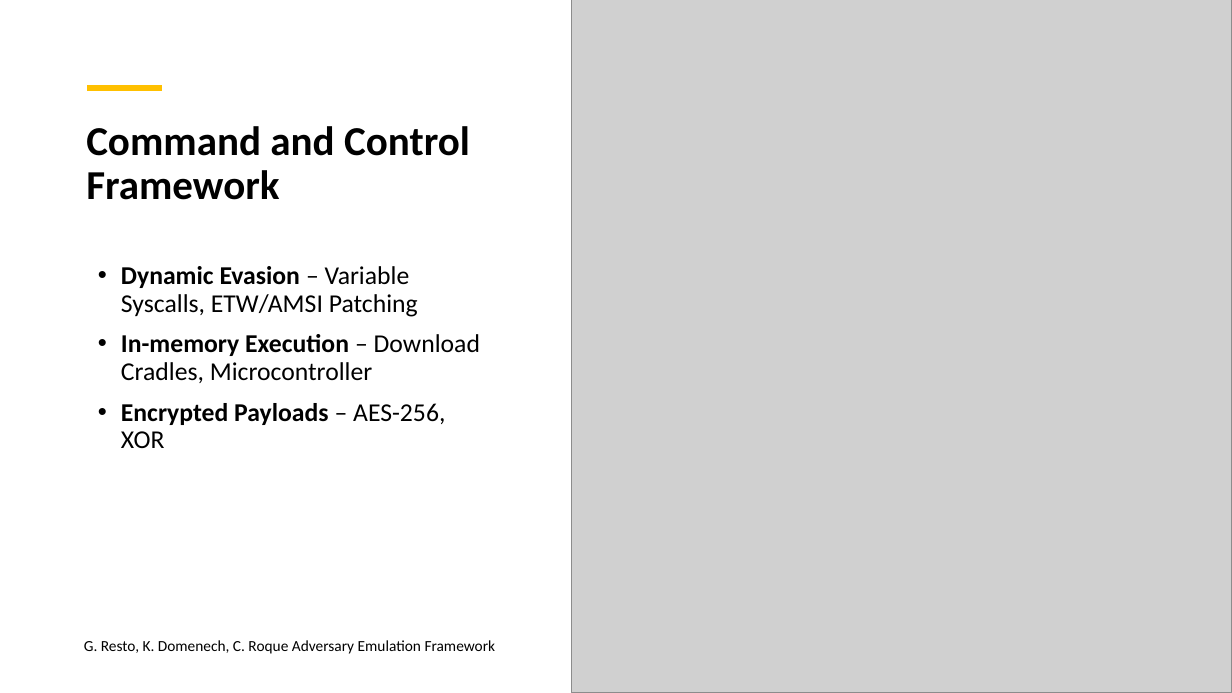
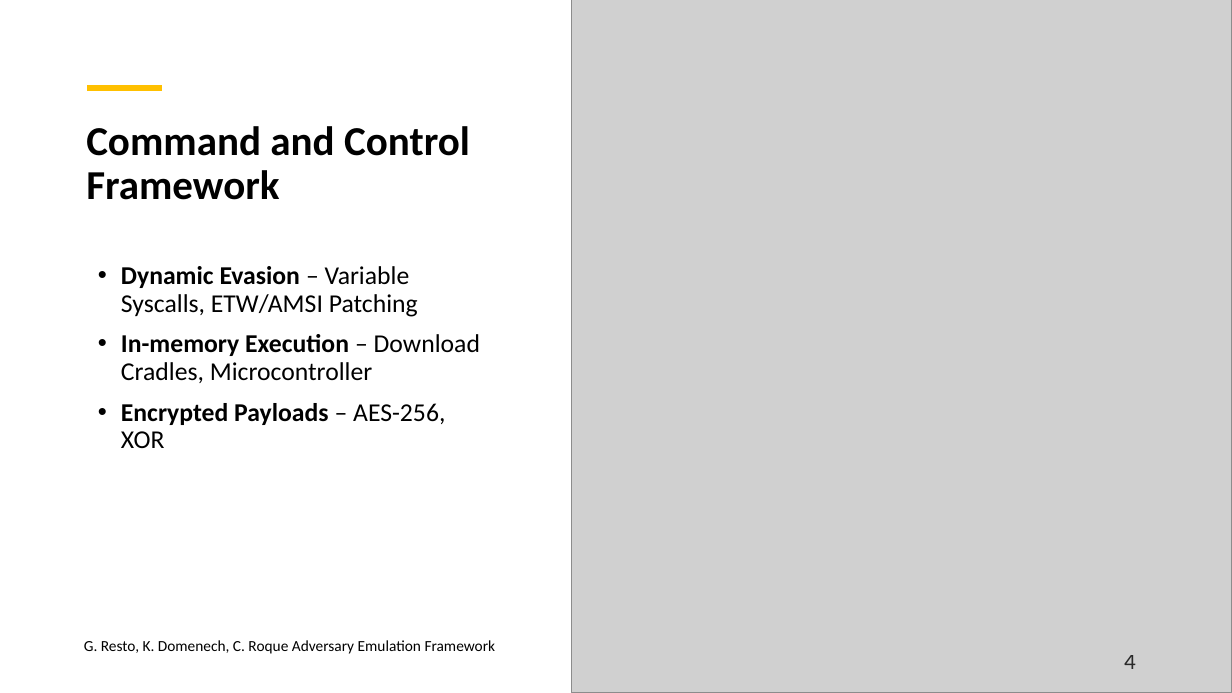
Before and after one commit to racoten/Capstone, a slide deck: slide 4 of Design/Capstone 2 Presentation.pptx. Drawn at 1232x693 pixels with LibreOffice and Linux fonts; fonts in the diff are those of the drawing; grey boxes stand for pictures. Boxes give left, top, right and bottom in pixels: in the first picture for what was removed or moved away, otherwise in the second. Text is boxed around its words. In the diff, an @@ line names an element or a change of style, - is before the commit and + after.

```diff
--- a/Design/Capstone 2 Presentation.pptx
+++ b/Design/Capstone 2 Presentation.pptx
@@ page number added at [1124, 655, 1136, 669], 18 pt, text #000000 at 80% opacity @@
+4
```
Also in this commit, not shown: 10 other slides changed, 3 slides added, 28 other files.
